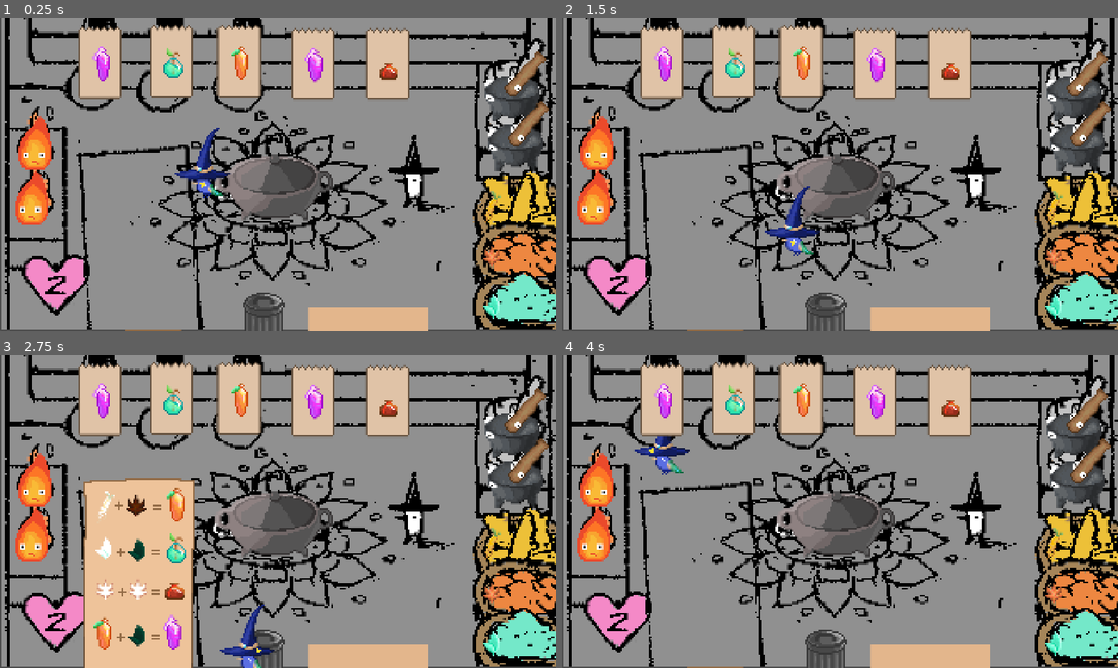
Above: before the commit, frames 1-4 (two rows, left to right).
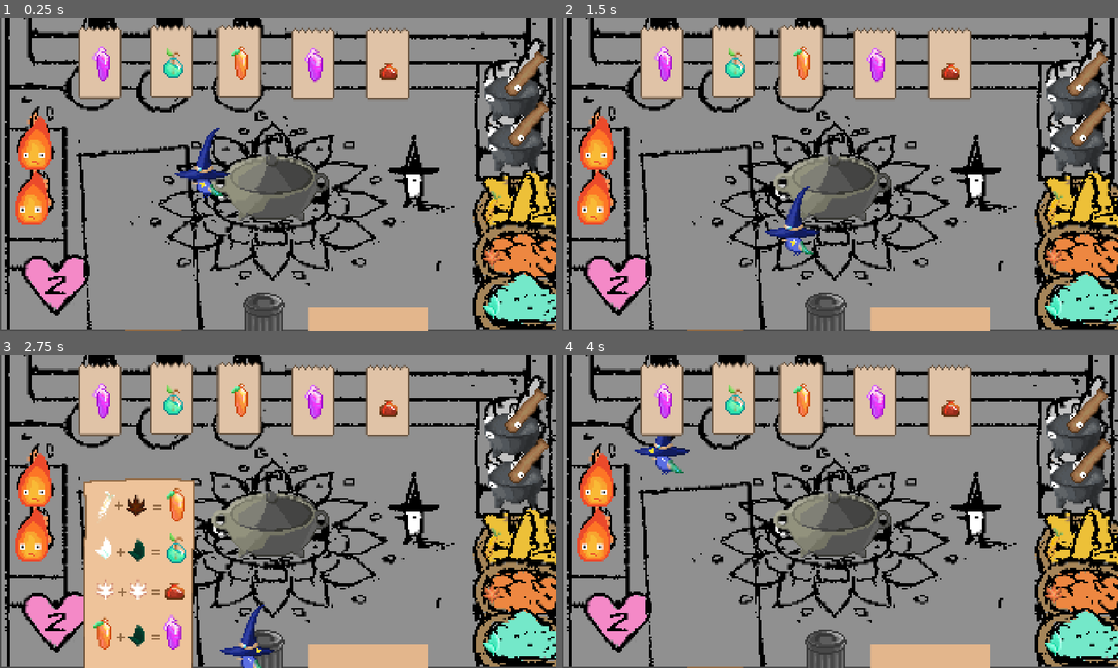
Above: after the commit, the same moments.

Repository: ritks/AlchemyGame
Game: Godot game, scene res://scenes/Kitchen.tscn
The game is run twice, just before and just after one commit, with the same random seed, the same clock (stepped at 60 frames per second) and the same inputs.
Inputs:
- Up to frame 1 (0.25 s): no input
- Up to frame 2 (1.5 s): tap Enter at 0.5 s; hold D (move_right) 0.53-1.28 s; tap , (interact) at 0.6, 1.35 s; tap Space at 1.25 s; hold S (move_down) from 1.28 s (still down)
- Up to frame 3 (2.75 s): release S (move_down) at 2.03 s; hold D (move_right) from 2.03 s (still down); hold . (toggle_recipe) from 2.03 s (still down); tap , (interact) at 2.3 s
- Up to frame 4 (4 s): tap Enter at 2.75 s; release D (move_right) at 2.78 s; release . (toggle_recipe) at 2.78 s; hold W (move_up) 2.78-3.53 s; tap , (interact) at 2.85, 3.6 s; hold A (move_left) from 3.53 s (still down)

The runs differ from the first frame. In frame 1, 0.9% of the frame differs, in the area x 38-60%, y 43-65%; in frame 2, 0.9%; in frame 3, 0.9%; in frame 4, 0.9%.

Commit message:
added animation for cue, 2 frame bump

Diff:
--- a/scenes/CookingStation.tscn
+++ b/scenes/CookingStation.tscn
@@ -32,10 +32,6 @@
 
 [node name="CueTimer" type="Timer" parent="." unique_id=336163676]
 
-[node name="CueVisual" type="Sprite2D" parent="." unique_id=1935022190]
-visible = false
-position = Vector2(0, -100)
-
 [node name="FeedbackTimer" type="Timer" parent="." unique_id=332214456]
 
 [node name="TimerDisplay" type="Node2D" parent="." unique_id=1564197161]
--- a/scenes/Kitchen.tscn
+++ b/scenes/Kitchen.tscn
@@ -3,10 +3,11 @@
 [ext_resource type="Texture2D" uid="uid://b1vpi8df6jix5" path="res://sprites/kitchen.png" id="1_6022o"]
 [ext_resource type="PackedScene" uid="uid://c4xdi3y57hj5q" path="res://scenes/Player.tscn" id="1_player"]
 [ext_resource type="PackedScene" uid="uid://brytf4vrdb1mp" path="res://scenes/CookingStation.tscn" id="2_station"]
+[ext_resource type="Texture2D" uid="uid://b5tah58gr1fmy" path="res://sprites/cauldron_sheet.png" id="3_jmce5"]
 [ext_resource type="PackedScene" uid="uid://cbe3w5ohg047c" path="res://scenes/IngredientSlot.tscn" id="3_slot"]
 [ext_resource type="PackedScene" uid="uid://b72wyqdkujstb" path="res://scenes/Customer.tscn" id="5_cwfnw"]
 [ext_resource type="Texture2D" uid="uid://drpqm7vobhk8r" path="res://sprites/recipes.png" id="6_qnge3"]
-[ext_resource type="Script" path="res://scripts/RecipeCard.gd" id="7_recipecard"]
+[ext_resource type="Script" uid="uid://dklbmaoes72fd" path="res://scripts/RecipeCard.gd" id="7_recipecard"]
 
 [sub_resource type="RectangleShape2D" id="RectangleShape2D_e4uee"]
 size = Vector2(1677, 109.5)
@@ -19,6 +20,44 @@
 
 [sub_resource type="RectangleShape2D" id="RectangleShape2D_cwfnw"]
 size = Vector2(1907, 50)
+
+[sub_resource type="Animation" id="Animation_ud40p"]
+length = 0.001
+tracks/0/type = "value"
+tracks/0/imported = false
+tracks/0/enabled = true
+tracks/0/path = NodePath("Body:frame")
+tracks/0/interp = 1
+tracks/0/loop_wrap = true
+tracks/0/keys = {
+"times": PackedFloat32Array(0),
+"transitions": PackedFloat32Array(1),
+"update": 1,
+"values": [0]
+}
+
+[sub_resource type="Animation" id="Animation_20l34"]
+resource_name = "cue"
+length = 0.3750125
+step = 0.125
+tracks/0/type = "value"
+tracks/0/imported = false
+tracks/0/enabled = true
+tracks/0/path = NodePath("Body:frame")
+tracks/0/interp = 1
+tracks/0/loop_wrap = true
+tracks/0/keys = {
+"times": PackedFloat32Array(0, 0.25),
+"transitions": PackedFloat32Array(1, 1),
+"update": 1,
+"values": [1, 0]
+}
+
+[sub_resource type="AnimationLibrary" id="AnimationLibrary_4fgkg"]
+_data = {
+&"RESET": SubResource("Animation_ud40p"),
+&"cue": SubResource("Animation_20l34")
+}
 
 [sub_resource type="CircleShape2D" id="CircleShape2D_body"]
 radius = 40.0
@@ -88,9 +127,16 @@
 [node name="CollisionShape2D" parent="Floor/Cauldron" index="0" unique_id=1305692116]
 scale = Vector2(2.8, 2.8)
 
+[node name="Body" parent="Floor/Cauldron" index="1" unique_id=1642447937]
+texture = ExtResource("3_jmce5")
+hframes = 2
+
 [node name="CollisionShape2D" parent="Floor/Cauldron/InteractArea" parent_id_path=PackedInt32Array(919196699, 1775379100) index="0" unique_id=66873291]
 position = Vector2(0, 26.117645)
 scale = Vector2(3.3467245, 2.115014)
+
+[node name="AnimationPlayer" type="AnimationPlayer" parent="Floor/Cauldron" unique_id=1093499759]
+libraries/ = SubResource("AnimationLibrary_4fgkg")
 
 [node name="Pan1" parent="Floor" unique_id=1430987799 instance=ExtResource("2_station")]
 position = Vector2(126.000015, 430.00006)
--- a/scripts/CookingStation.gd
+++ b/scripts/CookingStation.gd
@@ -39,7 +39,6 @@
 @onready var interact_area: Area2D = $InteractArea
 @onready var cook_timer: Timer = $CookTimer
 @onready var cue_timer: Timer = $CueTimer
-@onready var cue_visual: Sprite2D = $CueVisual
 @onready var feedback_timer: Timer = $FeedbackTimer
 @onready var timer_display: Node2D = $TimerDisplay
 @onready var time_label: Label = $TimerDisplay/TimeLabel
@@ -52,14 +51,12 @@
 		body.texture = load("res://sprites/trash_can.png")
 	elif cook_station_type == Station.STORAGE:
 		body.texture = load("res://sprites/storage.png")
-	elif cook_station_type == Station.CAULDRON:
-		body.texture = load("res://sprites/cauldron.png")
 	elif cook_station_type == Station.PAN:
 		body.texture = load("res://sprites/pan.png")
 	elif cook_station_type == Station.MORTAR:
 		body.texture = load("res://sprites/mortar.png")
-
-	# cue_visual.texture = load("res://sprites/cue.png")
+	# Cauldron's Body texture (a 2-frame spritesheet) and its cue AnimationPlayer
+	# are configured per-instance in Kitchen.tscn, not loaded here.
 
 	# Trash Can and Storage don't get ready-icon previews/reveals at all, so skip
 	# _process() entirely for them rather than early-returning out of it every frame.
@@ -126,7 +123,6 @@
 					feedback = result["feedback"]
 				player.set_held_item(final_item, true)
 				cue_timer.stop()
-				cue_visual.visible = false
 				_update_item_visual(null)
 				_set_state(State.EMPTY)
 				_show_feedback(feedback)
@@ -244,7 +240,9 @@
 
 
 func _on_cue_timeout() -> void:
-	cue_visual.visible = true
+	var anim_player: AnimationPlayer = get_node_or_null("AnimationPlayer")
+	if anim_player:
+		anim_player.play("cue")
 	cue_started_at_msec = Time.get_ticks_msec()
 	_set_state(State.READY)
 
Binary file added: sprites/cauldron_sheet.png
Not shown, added: sprites/cauldron_sheet.png.import
